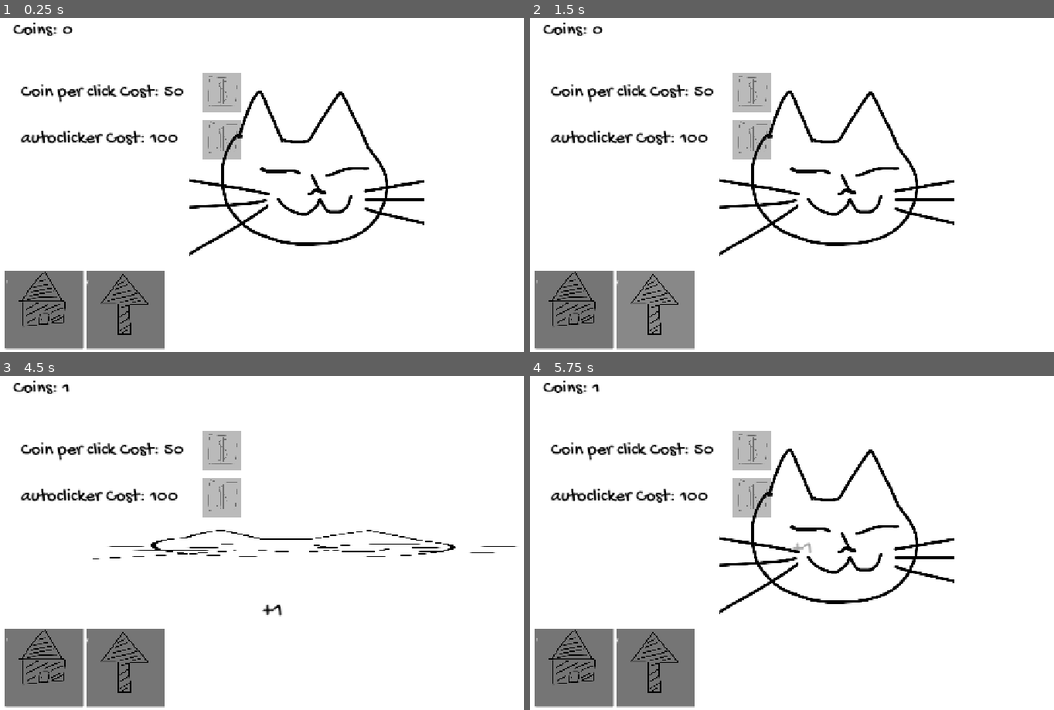
Above: before the commit, frames 1-4 (two rows, left to right).
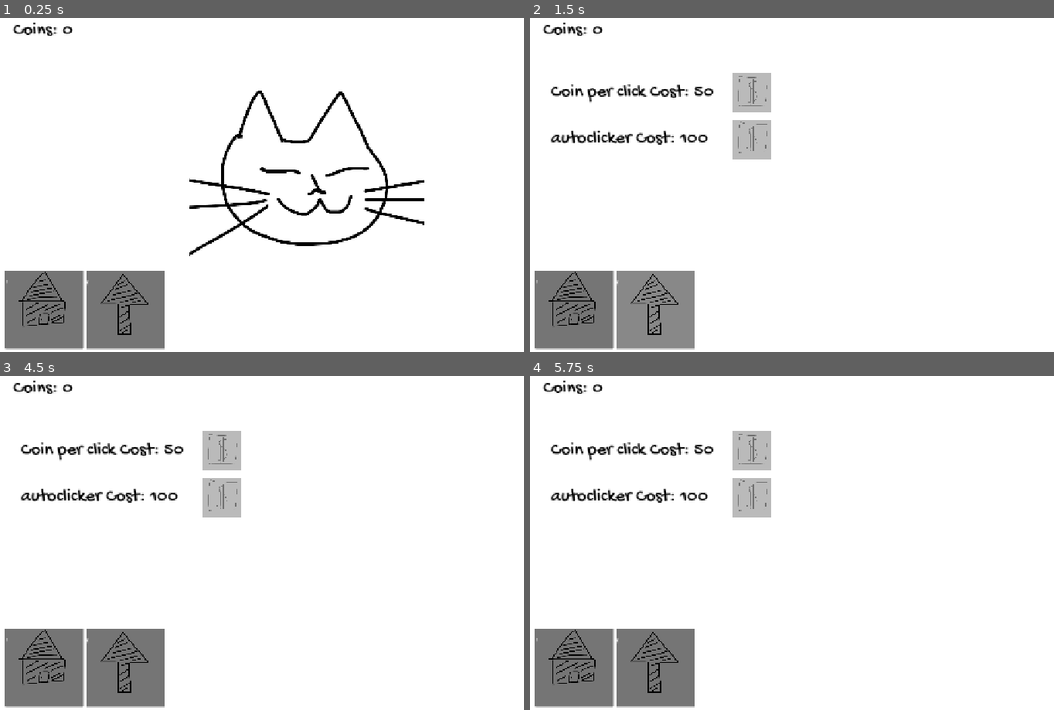
Above: after the commit, the same moments.

Repository: arkahafidz/verybad-cat-clicker-game
Game: Godot game, scene res://game/scene/home.tscn
Same seed, same stepped clock (60 frames per second), same inputs: the game is played once before the commit and once after it. Sound files missing from this copy of the repository are replaced by a short silence.
Inputs (mouse positions are in pixels of both pictures, inside the frame that each line leads up to):
- Up to frame 1 (0.25 s): no input
- Up to frame 2 (1.5 s): click (571, 308) at 0.5 s; click (655, 308) at 1.25 s
- Up to frame 3 (4.5 s): tap Enter at 2, 3.5 s; move the mouse to (440, 519) at 2.02 s; hold Right 2.03-2.78 s; tap Alt at 2.1, 3.6 s; click (440, 519) at 2.17 s; tap Space at 2.75, 4.25 s; move the mouse to (178, 553) at 2.77 s; hold Down 2.78-3.53 s; tap Shift at 2.85, 4.35 s; move the mouse to (366, 459) at 3.52 s; hold Right 3.53-4.28 s; move the mouse to (272, 606) at 4.27 s; hold Up from 4.28 s (still down); click (272, 606) at 4.42 s
- Up to frame 4 (5.75 s): move the mouse to (1017, 589) at 5.02 s; release Up at 5.03 s; hold Left from 5.03 s (still down); tap Alt at 5.1 s

The runs differ from the first frame. In frame 1, 2.8% of the frame differs, in the area x 3-47%, y 16-43%; in frame 2, 2.3%; in frame 3, 0.8%; in frame 4, 2.4%.
Error before the commit: Parse Error: Unexpected "Indent" in class body. (res://game/scripts/controlspage.gd:1)

Commit message:
adding more sfx (i learn something how to coding thanks to AI for guidance)

Diff:
--- a/game/scripts/controlspage.gd
+++ b/game/scripts/controlspage.gd
@@ -1,10 +1,20 @@
- extends Control
+extends Control
 
 @onready var home_page : Control = $home
 @onready var upg_page : Control = $upg
 
 @onready var home_btn : Button = $"../Home"
 @onready var upg_btn : Button = $"../Upg"
+
+var clicksfx = preload("res://game/assets/denielcz-immersivecontrol-button-click-sound-463065.mp3")
+
+func playclicksfx() -> void:
+	if clicksfx:
+		var audio_player = AudioStreamPlayer.new()
+		audio_player.stream = clicksfx
+		add_child(audio_player)
+		audio_player.play()
+		audio_player.finished.connect(audio_player.queue_free)
 
 func _ready() -> void:
 	home_btn.pressed.connect(show_home)
@@ -14,10 +24,12 @@
 func show_home() -> void:
 	home_page.visible = true
 	upg_page.visible = false
+	playclicksfx()
 
 func show_upgrade() -> void:
 	home_page.visible = false
 	upg_page.visible = true
+	playclicksfx()
 
 	if upg_page.has_method("update_upgrade_ui"):
 		upg_page.update_upgrade_ui()
--- a/game/scripts/upg.gd
+++ b/game/scripts/upg.gd
@@ -5,6 +5,16 @@
 @onready var buy1_btn : Button = $Buy1
 @onready var buy2_btn : Button = $Buy2
 @onready var coins_txt : Label = $"../CanvasLayer/CoinsTXT"
+
+var buysfx = preload("res://game/assets/universfield-spinning-coin-on-table-352448.mp3")
+
+func play_click_audio() -> void:
+	if buysfx:
+		var audio_player = AudioStreamPlayer.new()
+		audio_player.stream = buysfx
+		add_child(audio_player)
+		audio_player.play()
+		audio_player.finished.connect(audio_player.queue_free)
 
 func _ready() -> void:
 	buy1_btn.pressed.connect(_on_buy1_pressed)
@@ -24,6 +34,7 @@
 		globalvar.cpc += 1
 		globalvar.upgcost1 = int(globalvar.upgcost1 * 1.5)
 		_post_purchase_update()
+		play_click_audio()
 
 func _on_buy2_pressed() -> void:
 	if globalvar.coins >= globalvar.upgcost2:
@@ -31,6 +42,7 @@
 		globalvar.autoclick += 1
 		globalvar.upgcost2 = int(globalvar.upgcost2 * 1.6)
 		_post_purchase_update()
+		play_click_audio()
 
 func _post_purchase_update() -> void:
 	update_upgrade_ui()
Not shown, added: game/assets/denielcz-immersivecontrol-button-click-sound-463065.mp3.import
Not shown, added: game/assets/universfield-spinning-coin-on-table-352448.mp3.import
Not shown, added: game/assets/denielcz-immersivecontrol-button-click-sound-463065.mp3
Not shown, added: game/assets/universfield-spinning-coin-on-table-352448.mp3
Not shown, added: game/scene/home.tscn3860961778.tmp
